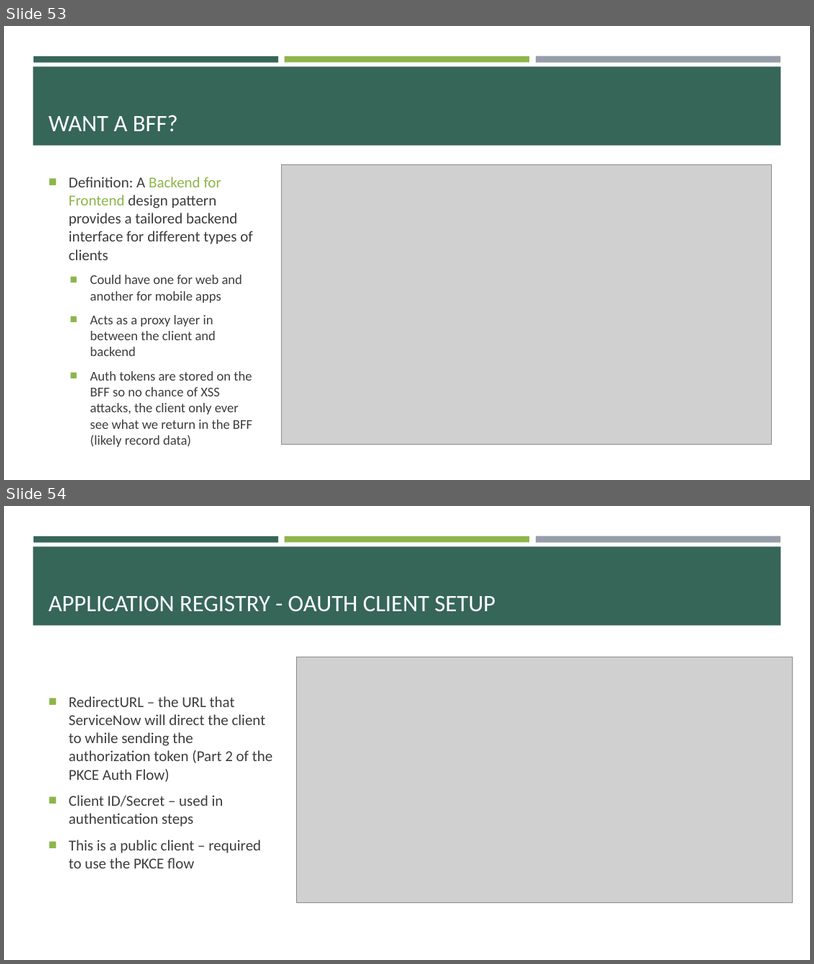
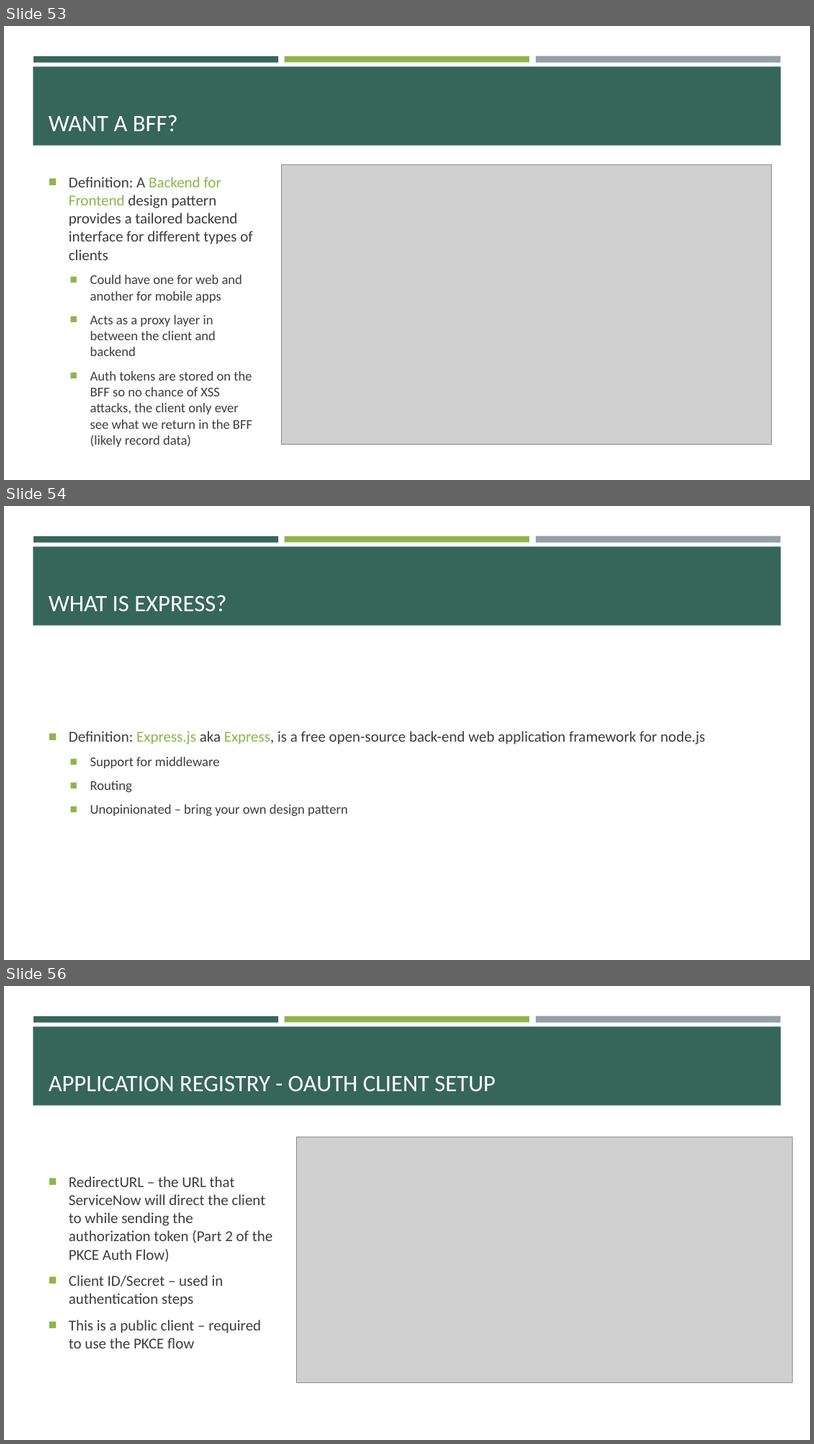
Before and after one commit to e-m-wilson/SNOW, a slide deck: Week_6/Data_Migration_&_Integration.pptx. Shown one above the other, each under a label of ours: slides 53 and 54 before the commit, slides 53, 54 and 56 after it; the slides between them are not shown. The pictures are 814x964 and 814x1444 pixels, drawn with LibreOffice and Linux fonts; fonts in the diff are those of the drawing; grey boxes stand for pictures. Boxes give left, top, right and bottom in pixels: in the first picture for what was removed or moved away, otherwise in the second. Text is boxed around its words. In the diff, an @@ line names an element or a change of style, - is before the commit and + after.

```diff
--- a/Week_6/Data_Migration_&_Integration.pptx
+++ b/Week_6/Data_Migration_&_Integration.pptx
@@ slide 54 added at <box>4,506,810,960</box>, background #FFFFFF; not listed: 4 template elements that a slide beside it also shows @@
@@ title added at <box>49,595,226,611</box>, 28 pt, text #FFFFFF @@
+WHAT IS EXPRESS?
@@ text added at <box>69,731,705,816</box>, 18 pt, text #3D3D3D @@
+■ Definition: Express.js aka Express, is a free open-source back-end web application framework for node.js
+  ■ Support for middleware
+  ■ Routing
+  ■ Unopinionated – bring your own design pattern
@@ what was slide 54 is now slide 56 @@
```
Also in this commit, not shown: 1 slide changed, 1 other slide added, 1 other file.
